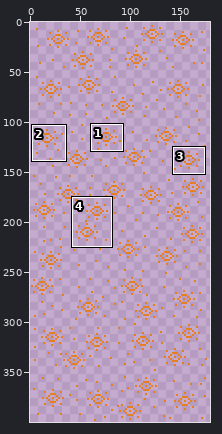
One commit to this sprite sheet: CandleLight/Assets/Resources/Sprites/Attacks/Advantage.png. Above, an overview of the earlier version with the close-up marked.
Close-up. As it was:
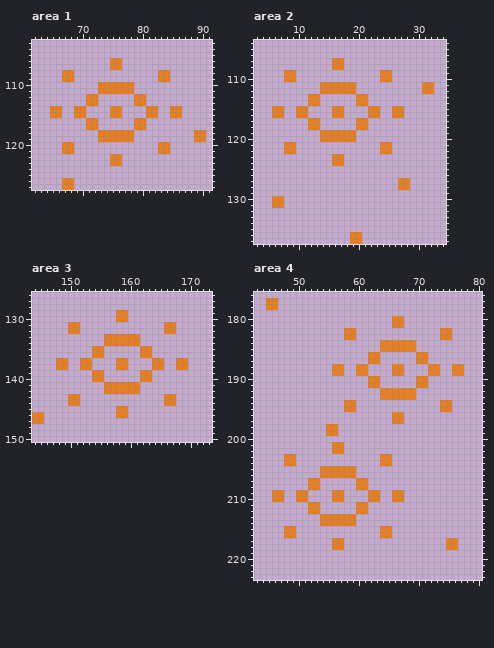
The file is 180x400 pixels. Shown: area 1: x 62..91, y 103..127; area 2: x 3..34, y 104..137; area 3: x 144..173, y 126..150; area 4: x 43..80, y 176..223. The commit also changed other parts of the picture, which this record leaves out.
And afterwards:
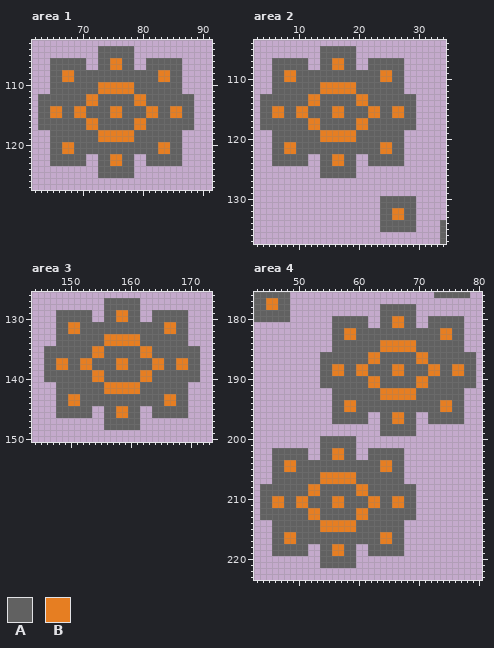
Palette (. is transparent): A #616161  B #e67e22
Edits made:
Changed rows in their new state; - is an unchanged pixel.
Area 1:
first column x 63:
104 ----------AAAAAA------------
105 ----------AAAAAA------------
106 --AAAAAA--AA--AA--AAAAAA----
107 --AAAAAA--AA--AA--AAAAAA----
108 --AA--AAAAAAAAAAAAAA--AA----
109 --AA--AAAAAAAAAAAAAA--AA----
110 --AAAAAAAA------AAAAAAAA----
111 --AAAAAAAA------AAAAAAAA----
112 AAAAAAAA--AAAAAA--AAAAAAAA--
113 AAAAAAAA--AAAAAA--AAAAAAAA--
114 AA--AA--AAAA--AAAA--AA--AA--
115 AA--AA--AAAA--AAAA--AA--AA--
116 AAAAAAAA--AAAAAA--AAAAAAAA--
117 AAAAAAAA--AAAAAA--AAAAAAAA--
118 --AAAAAAAA------AAAAAAAA--..
119 --AAAAAAAA------AAAAAAAA--..
120 --AA--AAAAAAAAAAAAAA--AA----
121 --AA--AAAAAAAAAAAAAA--AA----
122 --AAAAAA--AA--AA--AAAAAA----
123 --AAAAAA--AA--AA--AAAAAA----
124 ----------AAAAAA------------
125 ----------AAAAAA------------
126 ----..----------------------
127 ----..----------------------
Area 2:
first column x 4:
105 ----------AAAAAA---------------
106 ----------AAAAAA---------------
107 --AAAAAA--AA--AA--AAAAAA-------
108 --AAAAAA--AA--AA--AAAAAA-------
109 --AA--AAAAAAAAAAAAAA--AA-------
110 --AA--AAAAAAAAAAAAAA--AA-------
111 --AAAAAAAA------AAAAAAAA---..--
112 --AAAAAAAA------AAAAAAAA---..--
113 AAAAAAAA--AAAAAA--AAAAAAAA-----
114 AAAAAAAA--AAAAAA--AAAAAAAA-----
115 AA--AA--AAAA--AAAA--AA--AA-----
116 AA--AA--AAAA--AAAA--AA--AA-----
117 AAAAAAAA--AAAAAA--AAAAAAAA-----
118 AAAAAAAA--AAAAAA--AAAAAAAA-----
119 --AAAAAAAA------AAAAAAAA-------
120 --AAAAAAAA------AAAAAAAA-------
121 --AA--AAAAAAAAAAAAAA--AA-------
122 --AA--AAAAAAAAAAAAAA--AA-------
123 --AAAAAA--AA--AA--AAAAAA-------
124 --AAAAAA--AA--AA--AAAAAA-------
125 ----------AAAAAA---------------
126 ----------AAAAAA---------------
127 -----------------------..------
128 -----------------------..------
130 --..----------------AAAAAA-----
131 --..----------------AAAAAA-----
132 --------------------AABBAA-----
133 --------------------AABBAA-----
134 --------------------AAAAAA----A
135 --------------------AAAAAA----A
136 ---------------..-------------A
137 ---------------..-------------A
Area 3:
first column x 144:
127 ------------AAAAAA----------
128 ------------AAAAAA----------
129 ----AAAAAA--AA--AA--AAAAAA--
130 ----AAAAAA--AA--AA--AAAAAA--
131 ----AA--AAAAAAAAAAAAAA--AA--
132 ----AA--AAAAAAAAAAAAAA--AA--
133 ----AAAAAAAA------AAAAAAAA--
134 ----AAAAAAAA------AAAAAAAA--
135 --AAAAAAAA--AAAAAA--AAAAAAAA
136 --AAAAAAAA--AAAAAA--AAAAAAAA
137 --AA--AA--AAAA--AAAA--AA--AA
138 --AA--AA--AAAA--AAAA--AA--AA
139 --AAAAAAAA--AAAAAA--AAAAAAAA
140 --AAAAAAAA--AAAAAA--AAAAAAAA
141 ----AAAAAAAA------AAAAAAAA--
142 ----AAAAAAAA------AAAAAAAA--
143 ----AA--AAAAAAAAAAAAAA--AA--
144 ----AA--AAAAAAAAAAAAAA--AA--
145 ----AAAAAA--AA--AA--AAAAAA--
146 ..--AAAAAA--AA--AA--AAAAAA--
147 ..----------AAAAAA----------
148 ------------AAAAAA----------
Area 4:
first column x 43:
176 AAAAAA------------------------AAAAAA-
177 AA--AA-------------------------------
178 AA--AA---------------AAAAAA----------
179 AAAAAA---------------AAAAAA----------
180 AAAAAA-------AAAAAA--AA--AA--AAAAAA--
181 -------------AAAAAA--AA--AA--AAAAAA--
182 -------------AA--AAAAAAAAAAAAAA--AA--
183 -------------AA--AAAAAAAAAAAAAA--AA--
184 -------------AAAAAAAA------AAAAAAAA--
185 -------------AAAAAAAA------AAAAAAAA--
186 -----------AAAAAAAA--AAAAAA--AAAAAAAA
187 -----------AAAAAAAA--AAAAAA--AAAAAAAA
188 -----------AA--AA--AAAA--AAAA--AA--AA
189 -----------AA--AA--AAAA--AAAA--AA--AA
190 -----------AAAAAAAA--AAAAAA--AAAAAAAA
191 -----------AAAAAAAA--AAAAAA--AAAAAAAA
192 -------------AAAAAAAA------AAAAAAAA--
193 -------------AAAAAAAA------AAAAAAAA--
194 -------------AA--AAAAAAAAAAAAAA--AA--
195 -------------AA--AAAAAAAAAAAAAA--AA--
196 -------------AAAAAA--AA--AA--AAAAAA--
197 -------------AAAAAA--AA--AA--AAAAAA--
198 ------------..-------AAAAAA----------
199 ------------..-------AAAAAA----------
200 -----------AAAAAA--------------------
201 -----------AAAAAA--------------------
202 ---AAAAAA--AA--AA--AAAAAA------------
203 ---AAAAAA--AABBAA--AAAAAA------------
204 ---AA--AAAAAAAAAAAAAA--AA------------
205 ---AABBAAAAAAAAAAAAAABBAA------------
206 ---AAAAAAAA------AAAAAAAA------------
207 ---AAAAAAAABBBBBBAAAAAAAA------------
208 -AAAAAAAA--AAAAAA--AAAAAAAA----------
209 -AAAAAAAABBAAAAAABBAAAAAAAA----------
210 -AA--AA--AAAA--AAAA--AA--AA----------
211 -AABBAABBAAAABBAAAABBAABBAA----------
212 -AAAAAAAA--AAAAAA--AAAAAAAA----------
213 -AAAAAAAABBAAAAAABBAAAAAAAA----------
214 ---AAAAAAAA------AAAAAAAA------------
215 ---AAAAAAAABBBBBBAAAAAAAA------------
216 ---AA--AAAAAAAAAAAAAA--AA------------
217 ---AABBAAAAAAAAAAAAAABBAA-------..---
218 ---AAAAAA--AA--AA--AAAAAA-------..---
219 ---AAAAAA--AABBAA--AAAAAA------------
220 -----------AAAAAA--------------------
221 -----------AAAAAA--------------------
